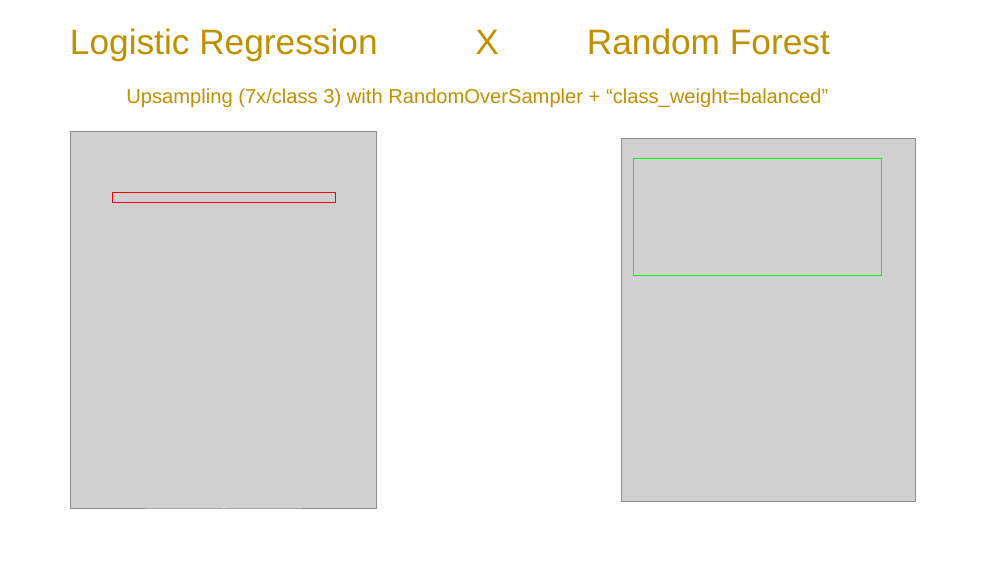
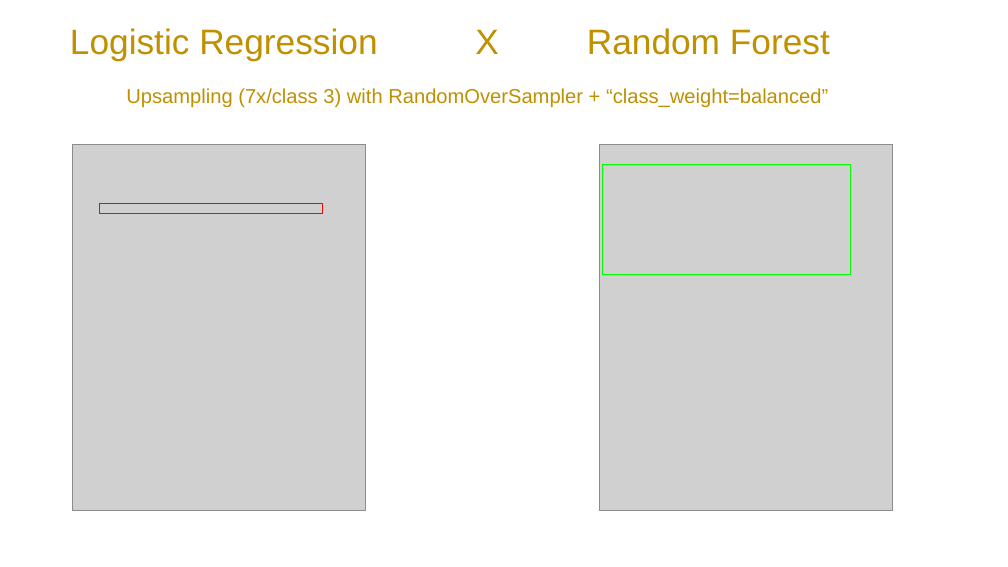
Before and after one commit to TerezaRosier/Prediction-of-Breast-Cancer-Related-Genes-Proteins-Using-Machine-Learning, a slide deck: slide 9 of BREAST CANCER - final.pptx. Drawn at 1008x567 pixels with LibreOffice and Linux fonts; fonts in the diff are those of the drawing; grey boxes stand for pictures; background and template pictures are left out. Boxes give left, top, right and bottom in pixels: in the first picture for what was removed or moved away, otherwise in the second. Text is boxed around its words. In the diff, an @@ line names an element or a change of style, - is before the commit and + after.

```diff
--- a/BREAST CANCER - final.pptx
+++ b/BREAST CANCER - final.pptx
@@ picture: place and size @@
-picture at bbox=[71, 131, 377, 509]
+picture at bbox=[72, 144, 365, 510]
@@ picture: place and size @@
-picture at bbox=[622, 138, 915, 501]
+picture at bbox=[600, 144, 893, 511]
@@ rectangle: place and size @@
-rectangle at bbox=[634, 158, 882, 275]
+rectangle at bbox=[602, 164, 850, 274]
@@ rectangle: place and size @@
-rectangle at bbox=[112, 193, 335, 203]
+rectangle at bbox=[100, 204, 323, 214]
```
Also in this commit, not shown: 4 other slides changed.
